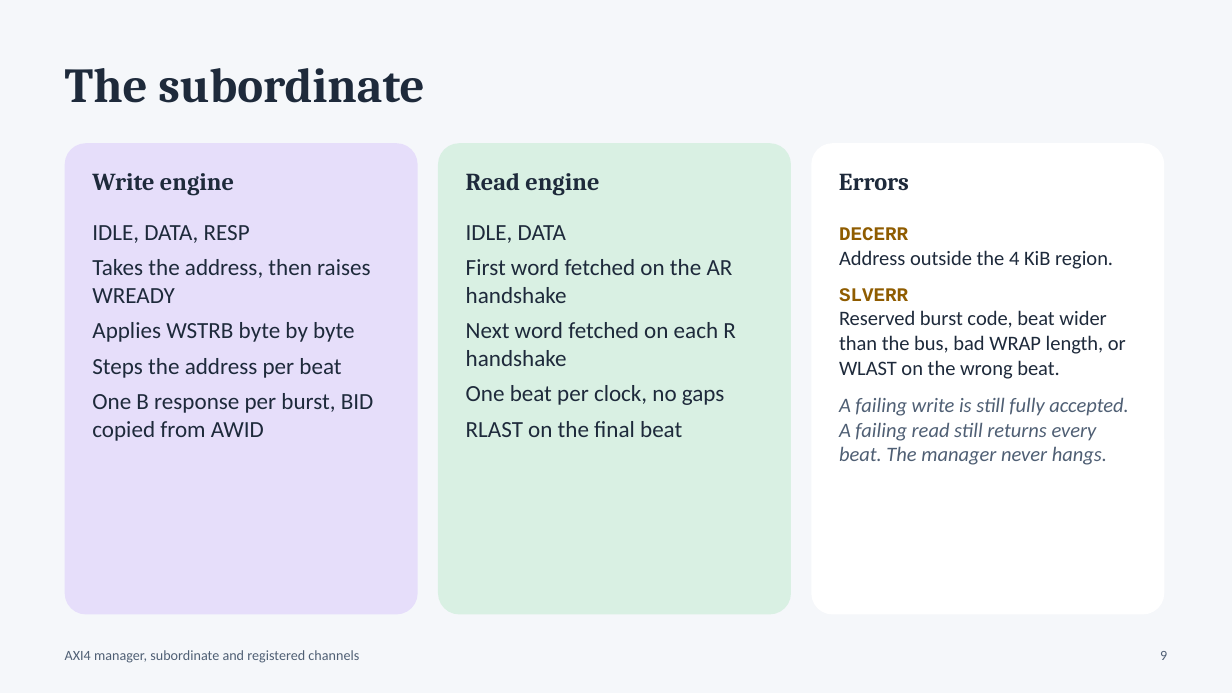
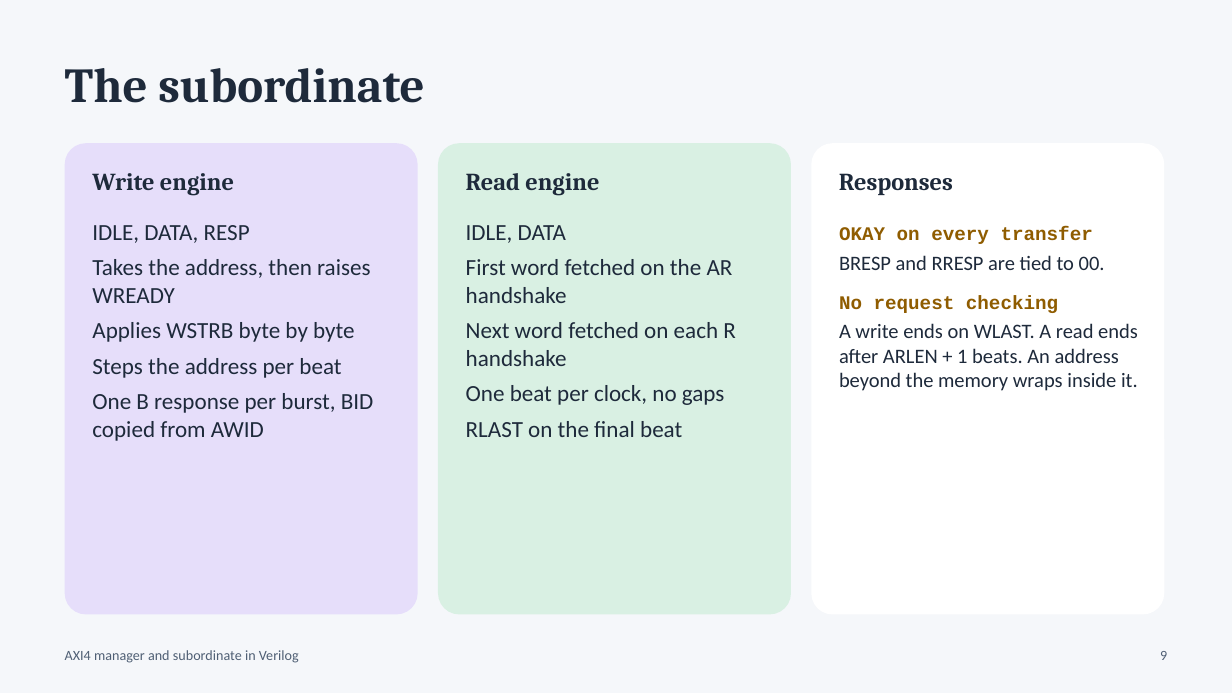
Before and after one commit to Moksha2709/Axi4_FPGA_Implementation, a slide deck: slide 9 of docs/AXI4_Viva_Presentation.pptx. Drawn at 1232x693 pixels with LibreOffice and Linux fonts; fonts in the diff are those of the drawing. Boxes give left, top, right and bottom in pixels: in the first picture for what was removed or moved away, otherwise in the second. Text is boxed around its words. In the diff, an @@ line names an element or a change of style, - is before the commit and + after.

Commit message:
Bare AXI4: remove register stages, error checks and extra host signals; regenerate diagram, waveforms and presentation

```diff
--- a/docs/AXI4_Viva_Presentation.pptx
+++ b/docs/AXI4_Viva_Presentation.pptx
@@ text at [839,173,953,195]: text changed @@
-Errors
+Responses
@@ text at [839,227,1138,391]: text changed @@
-DECERR
-Address outside the 4 KiB region.
-SLVERR
-Reserved burst code, beat wider than the bus, bad WRAP length, or WLAST on the wrong beat.
-A failing write is still fully accepted. A failing read still returns every beat. The manager never hangs.
+OKAY on every transfer
+BRESP and RRESP are tied to 00.
+No request checking
+A write ends on WLAST. A read ends after ARLEN + 1 beats. An address beyond the memory wraps inside it.
@@ text at [65,650,299,663]: text changed @@
-AXI4 manager, subordinate and registered channels
+AXI4 manager and subordinate in Verilog
```
Also in this commit, not shown: 14 other slides changed, 2 slides added, 2 slides removed, 26 other files.
